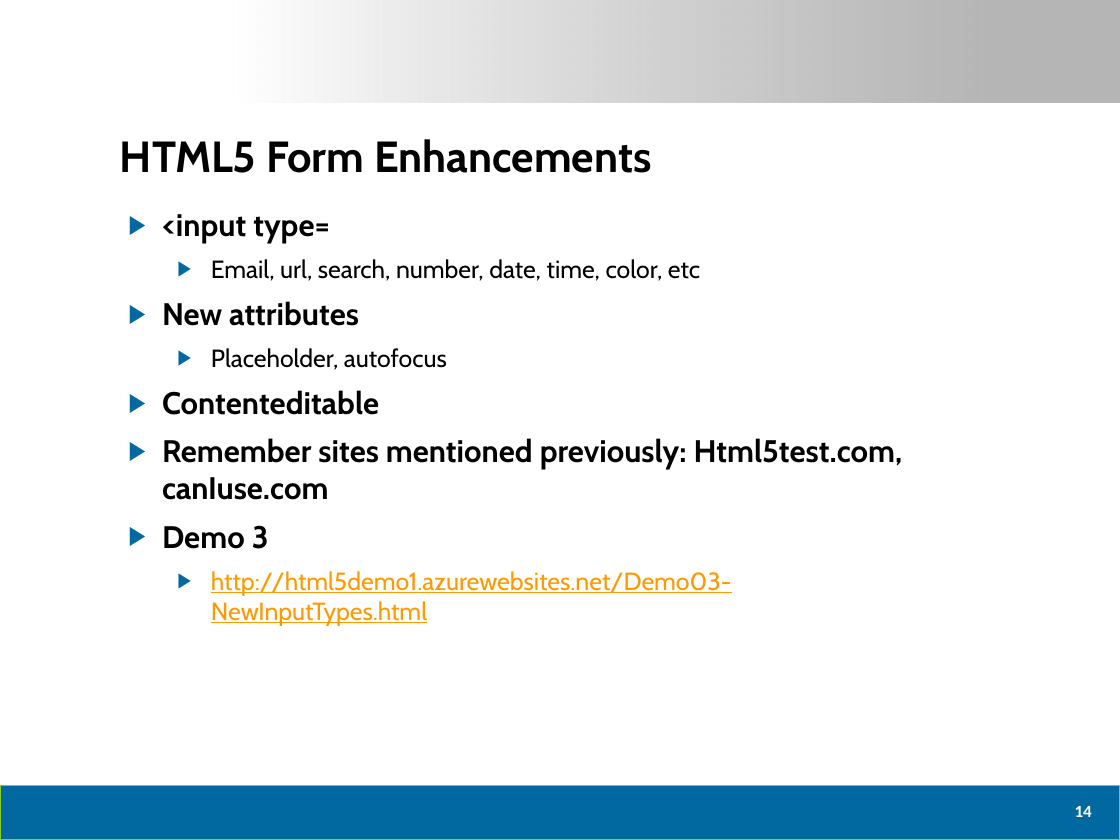
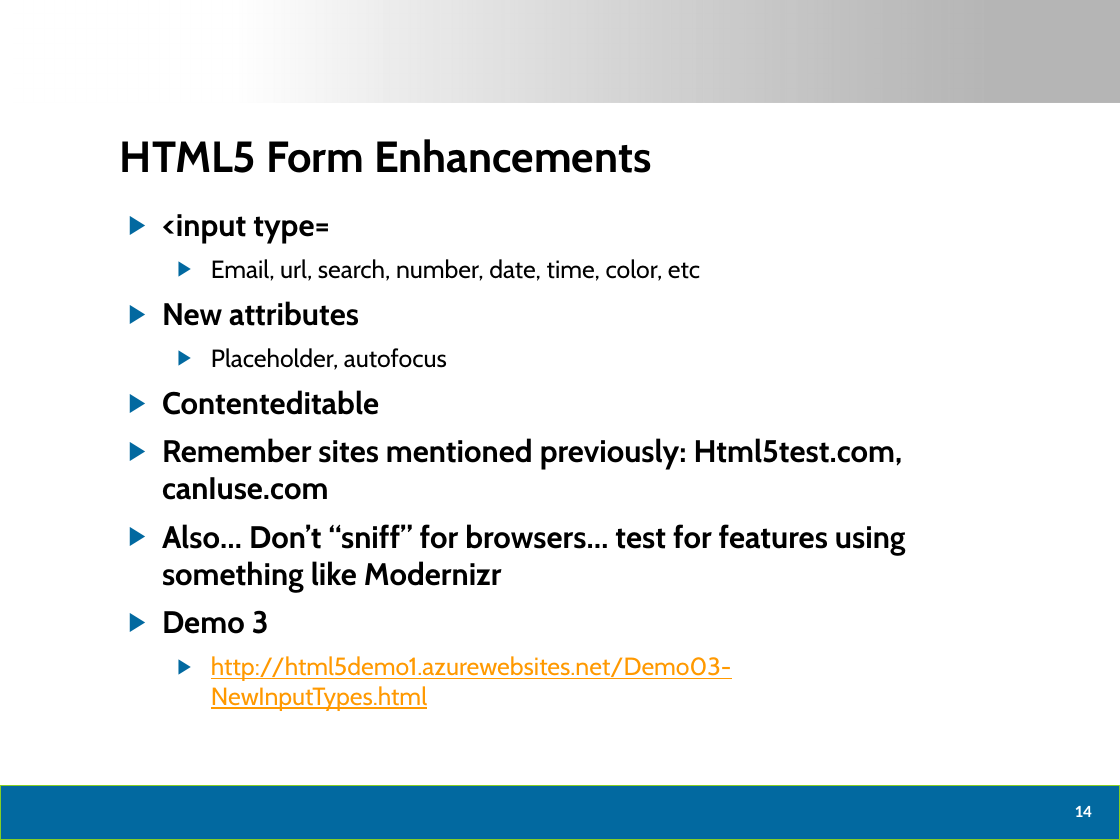
Before and after one commit to dtomyn/HTML5Demo1, a slide deck: slide 15 of Docs/2012 - Live360 Event Review (NEWER).pptx. Drawn at 1120x840 pixels with LibreOffice and Linux fonts; fonts in the diff are those of the drawing; background and template pictures are left out. Boxes give left, top, right and bottom in pixels: in the first picture for what was removed or moved away, otherwise in the second. Text is boxed around its words. In the diff, an @@ line names an element or a change of style, - is before the commit and + after.

```diff
--- a/Docs/2012 - Live360 Event Review (NEWER).pptx
+++ b/Docs/2012 - Live360 Event Review (NEWER).pptx
@@ text at bbox=[162, 524, 906, 593]: paragraph added @@
+▶ Also… Don’t “sniff” for browsers… test for features using something like Modernizr
```
Also in this commit, not shown: 2 other slides changed.
